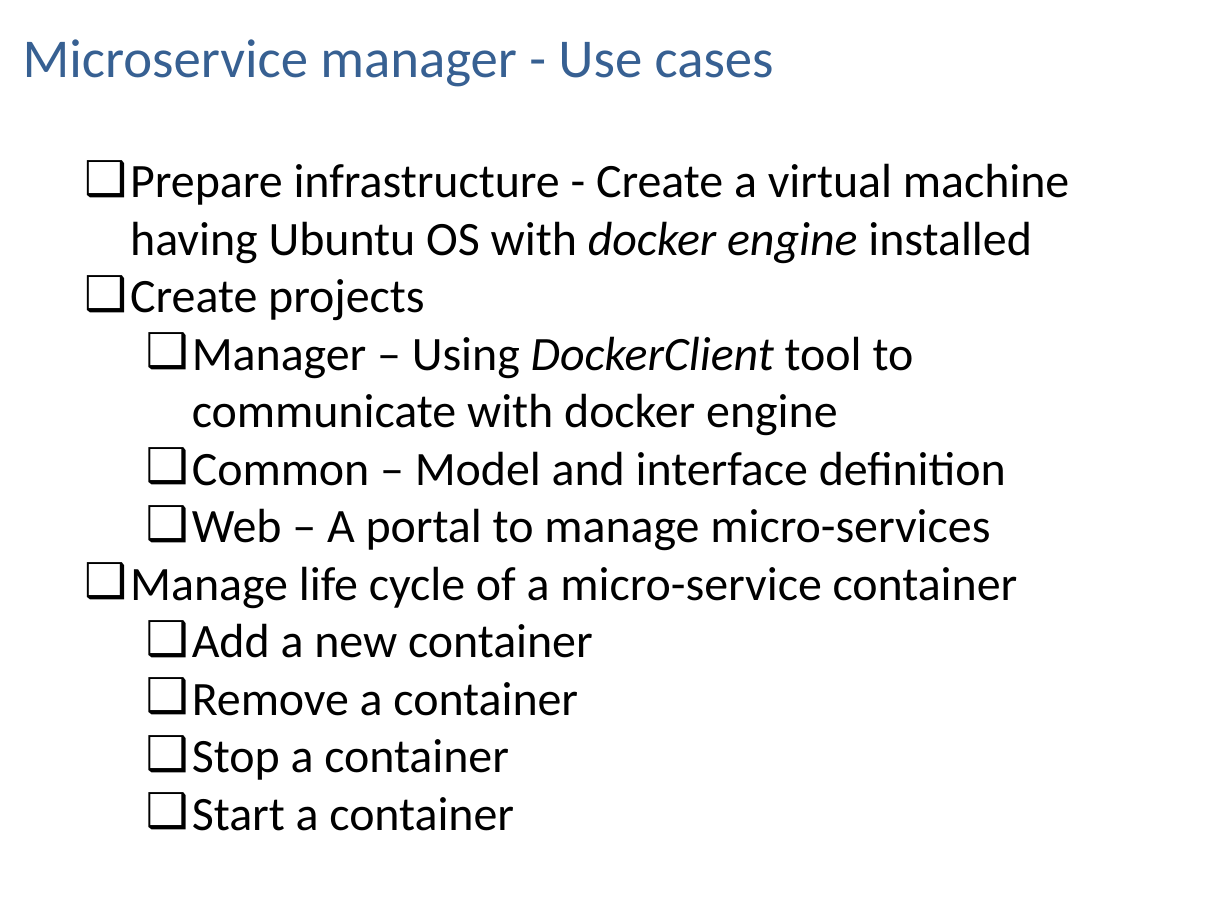
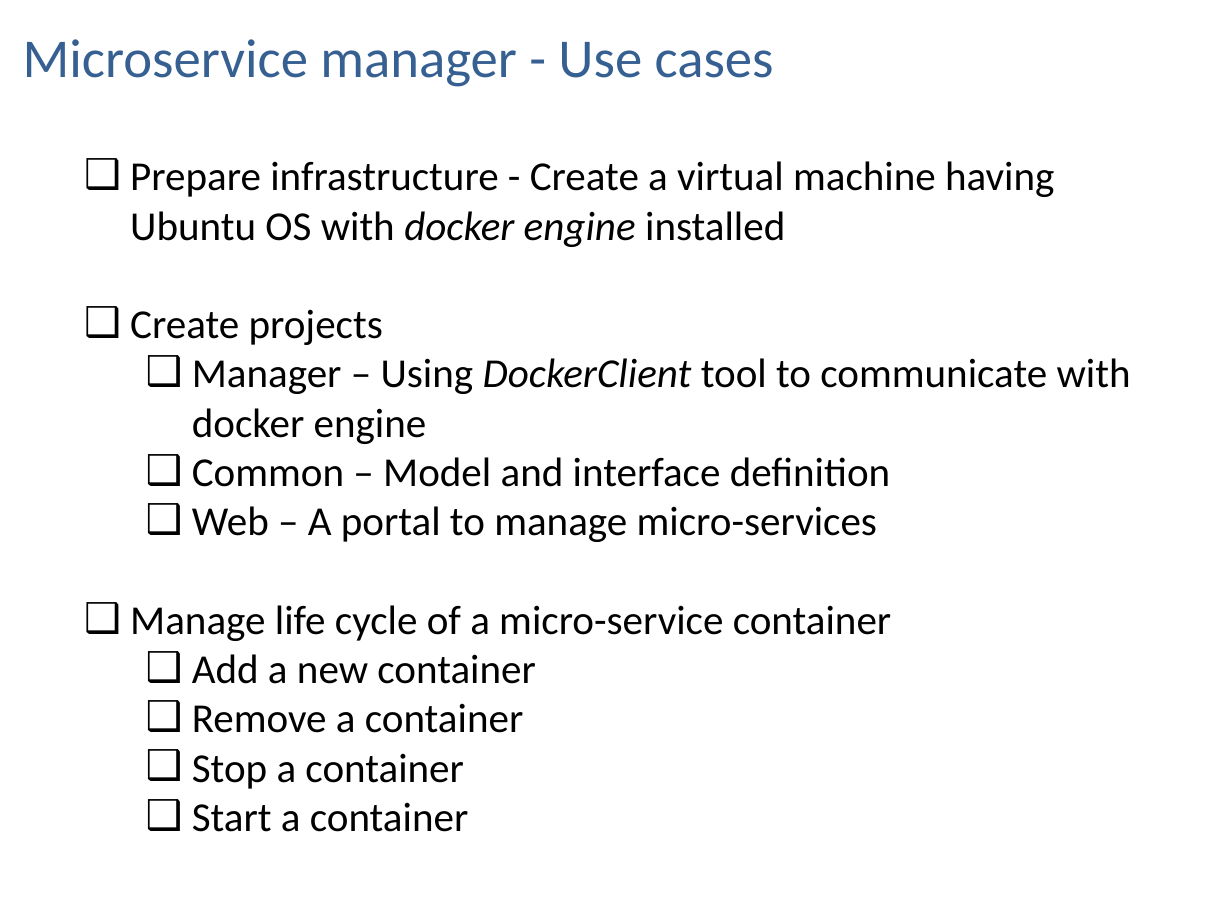
Before and after one commit to mes-pune/c3rm, a slide deck: slide 3 of docs/MicroService-manager.pptx. Drawn at 1232x924 pixels with LibreOffice and Linux fonts; fonts in the diff are those of the drawing. Boxes give left, top, right and bottom in pixels: in the first picture for what was removed or moved away, otherwise in the second. Text is boxed around its words. In the diff, an @@ line names an element or a change of style, - is before the commit and + after.

Commit message:
Updated presentation font size

```diff
--- a/docs/MicroService-manager.pptx
+++ b/docs/MicroService-manager.pptx
@@ rectangle "Prepare infrastructure - Create a ..." at (x1=71, y1=144, x2=1149, y2=853): size 28 to 24 pt @@
```
Also in this commit, not shown: 1 other slide changed.
